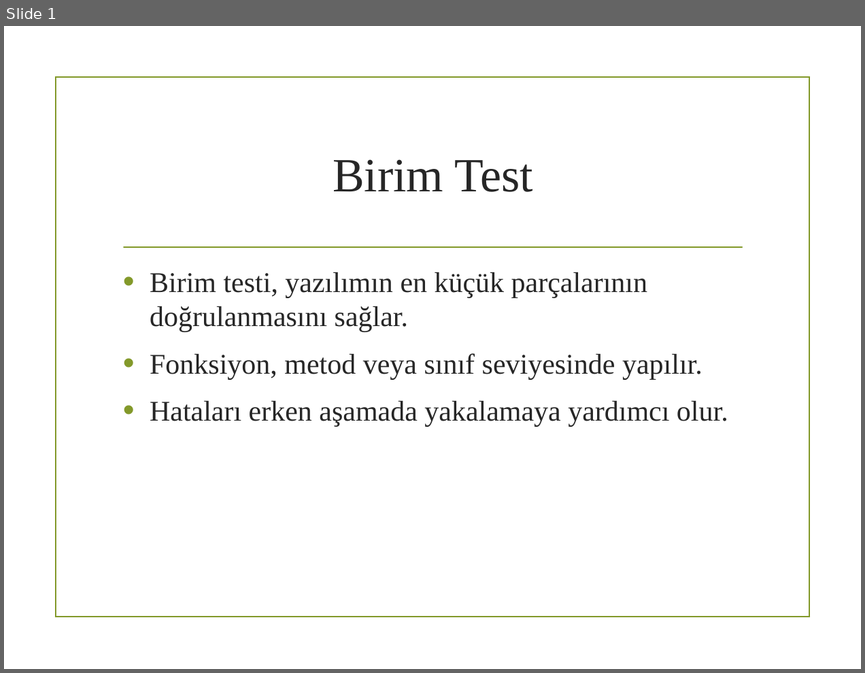
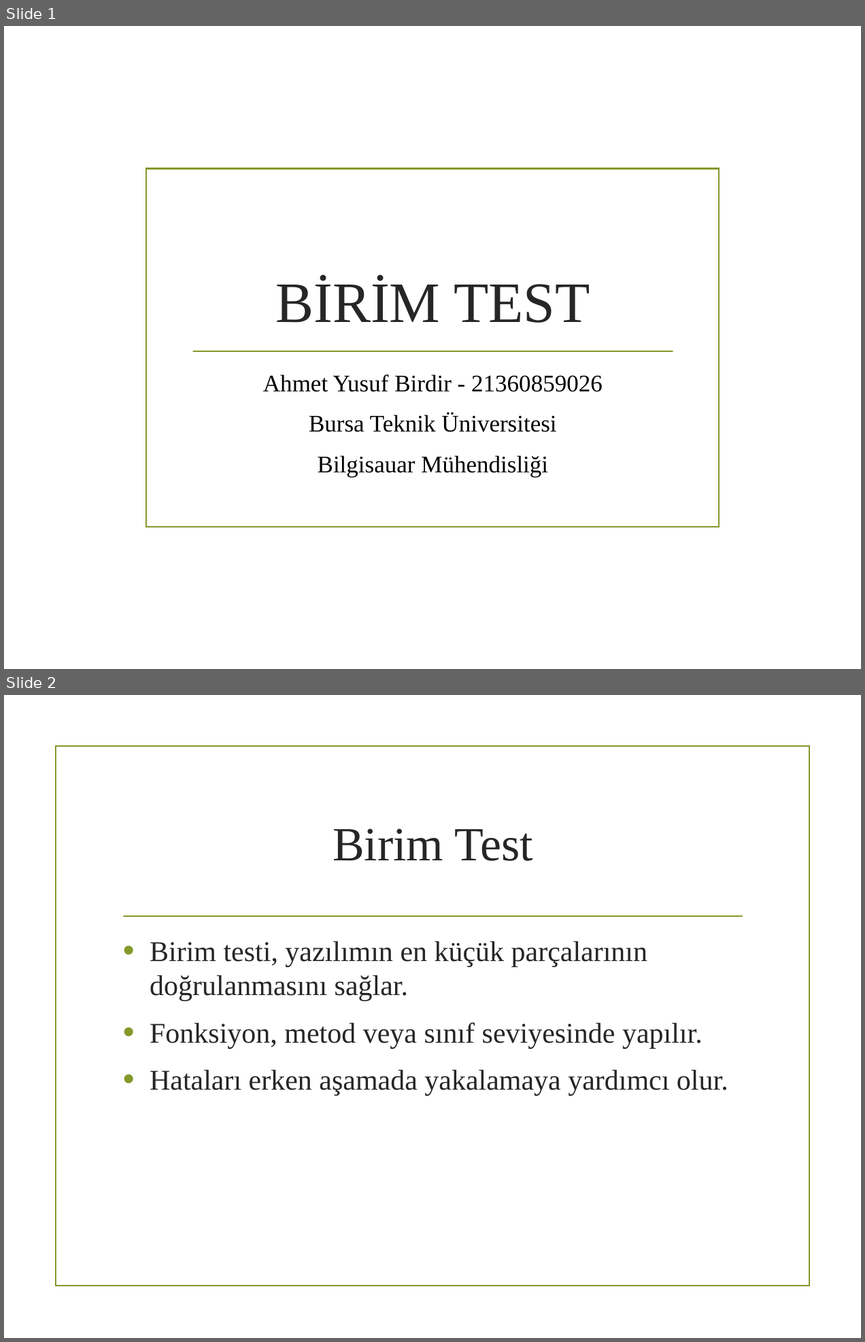
Before and after one commit to ahmetyusufbirdir03/Yazilim-Test-Muhendisligi-Donem-Projesi, a slide deck: Birim Test.pptx. Shown one above the other, each under a label of ours: slide 1 before the commit, slides 1 and 2 after it. The pictures are 865x673 and 865x1342 pixels, drawn with LibreOffice and Linux fonts; fonts in the diff are those of the drawing; background and template pictures are left out. Boxes give left, top, right and bottom in pixels: in the first picture for what was removed or moved away, otherwise in the second. Text is boxed around its words. In the diff, an @@ line names an element or a change of style, - is before the commit and + after.

Commit message:
sunum update

```diff
--- a/Birim Test.pptx
+++ b/Birim Test.pptx
@@ slide 1 added at [4, 26, 861, 669], background picture (left out) @@
@@ rectangle added at [146, 168, 719, 526], outline #83992A 1.25 pt @@
@@ title added at [275, 278, 589, 322], 48 pt, text #262626 @@
+BİRİM TEST
@@ line added from (193, 352) to (672, 352), #83992A 1.25 pt @@
@@ subtitle added at [263, 374, 602, 477], 20 pt, text #000000 @@
+Ahmet Yusuf Birdir - 21360859026
+Bursa Teknik Üniversitesi
+Bilgisauar Mühendisliği
@@ what was slide 1 is now slide 2 @@
```
